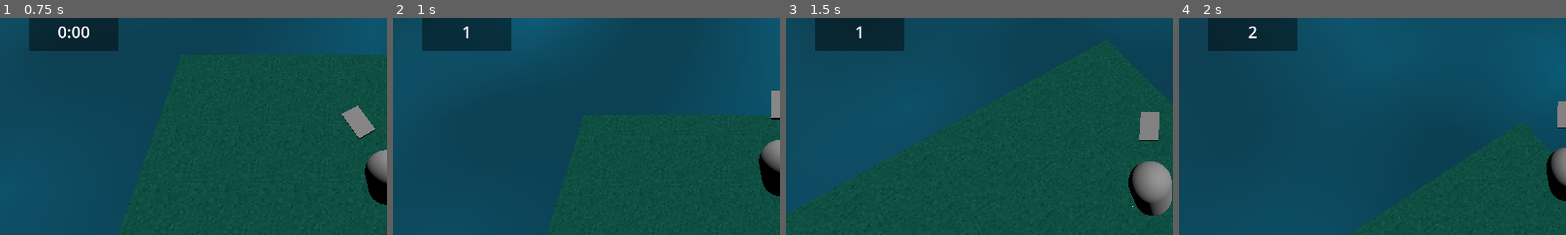
Above: before the commit, frames 1-4 (left to right).
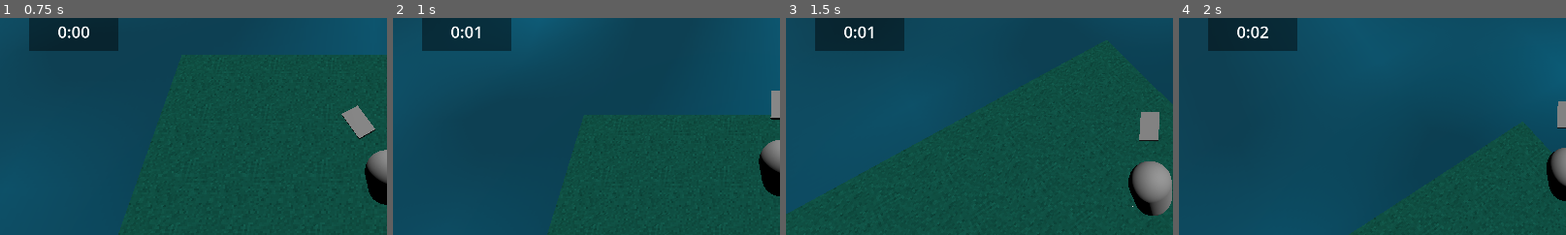
Above: after the commit, the same moments.

Repository: Nigel-Karunaratne/3DPlatformer_Godot4
Game: Godot game, scene res://level_scenes/monument1.tscn
The game is run twice, just before and just after one commit, with the same random seed, the same clock (stepped at 60 frames per second) and the same inputs. The project has no main scene, so this scene is started directly.
Inputs (mouse positions are % of the whole screen's width and height, from its top left):
- Up to frame 1 (0.75 s): tap Enter at 0.5 s; move the mouse to (55, 50) at 0.52 s; hold W (move_forward) from 0.53 s (still down); tap R at 0.6 s
- Up to frame 2 (1 s): keep holding W (move_forward); tap Space (jump) at 0.77 s
- Up to frame 3 (1.5 s): keep holding W (move_forward); move the mouse to (45, 50) at 1.27 s; tap T at 1.35 s
- Up to frame 4 (2 s): keep holding W (move_forward); tap Space (jump) at 1.52 s
The pictures show only the part of the screen within x 0-50%, y 11-61%; the shares and areas given below are measured in that part.

Frame 1 is identical in both runs. In frame 2, 0.2% of the frame differs, in the area x 15-23%, y 3-10%; in frame 3, 0.2%; in frame 4, 0.3%, in the area x 15-24%, y 3-10%.

Commit message:
Timer is now formatted
timer now shows m:ss
elapsed time can be gotten from new function "get_elapsed_time"

Diff:
--- a/scripts/game_manager.gd
+++ b/scripts/game_manager.gd
@@ -3,7 +3,10 @@
 
 @onready var one_second_timer : Timer = get_child(0) as Timer
 # can pause timer when game is paused, unpause when game is unpaused.
-var time_count : int = 0
+# var time_count : int = 0 # TODO - Remove? replaced w/ new method "get_elapsed_time"
+var tmin : int = 0
+var tsec : int = 0
+const time_format_str = "%d:%02d"
 
 var current_collectable_count : int = 0
 @export var level_collectable_count : int = -1
@@ -30,10 +33,20 @@
 	return
 
 func on_timer_tick():
-	time_count += 1
+	# time_count += 1 # TODO - Remove? (can get w/ tmin * 60 + tsec)
+
+	if tsec >= 59:
+		tsec = 0
+		tmin += 1
+	else:
+		tsec += 1
+
 	# TODO - Format Time
-	d_timer_label.text = str(time_count)
+	d_timer_label.text = time_format_str % [tmin, tsec]  #str(tmin) + ":" + str(tsec)
 	return
+
+func get_elapsed_time():
+	return tmin * 60 + tsec
 
 func increment_collectable_count():
 	current_collectable_count += 1
